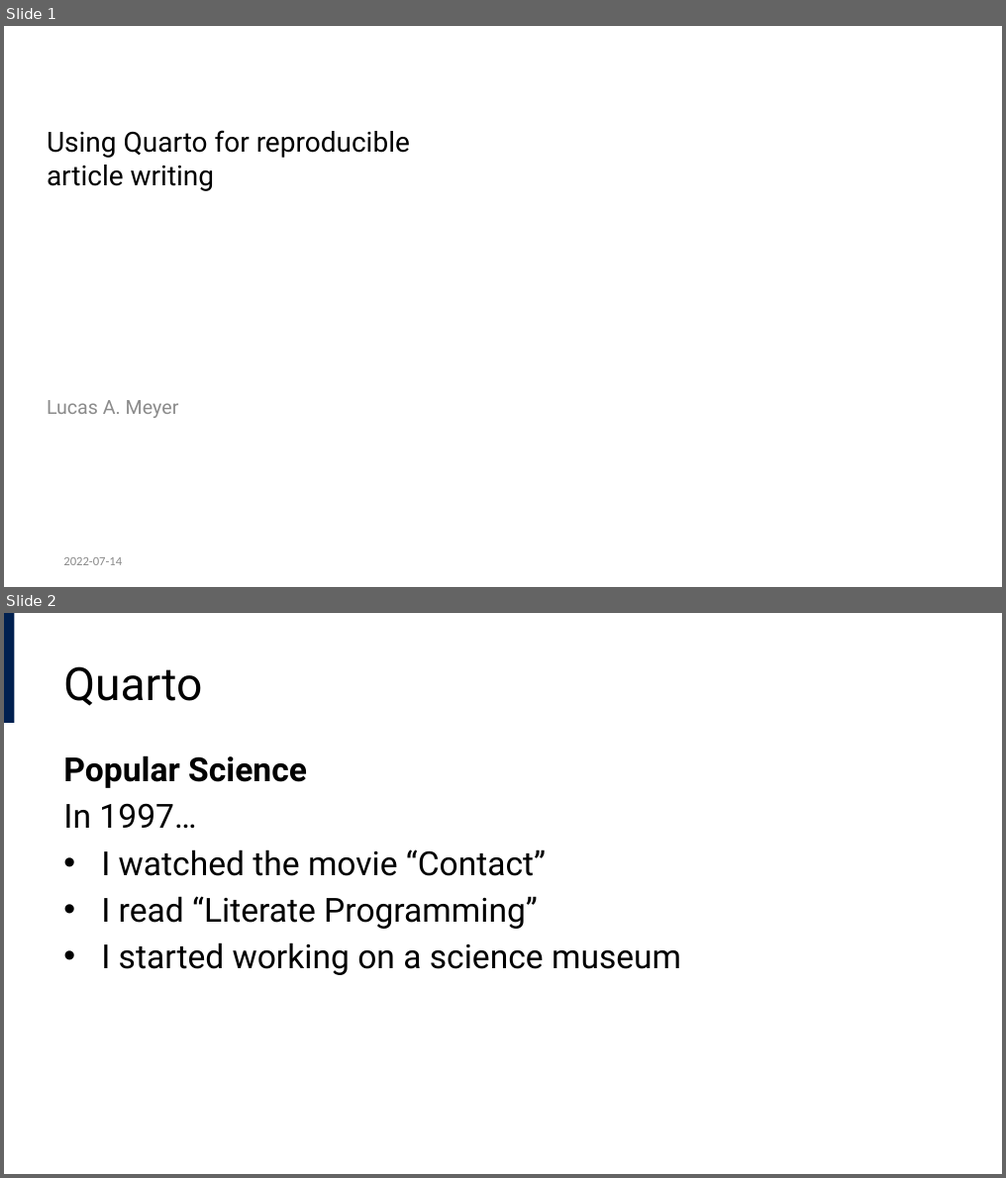
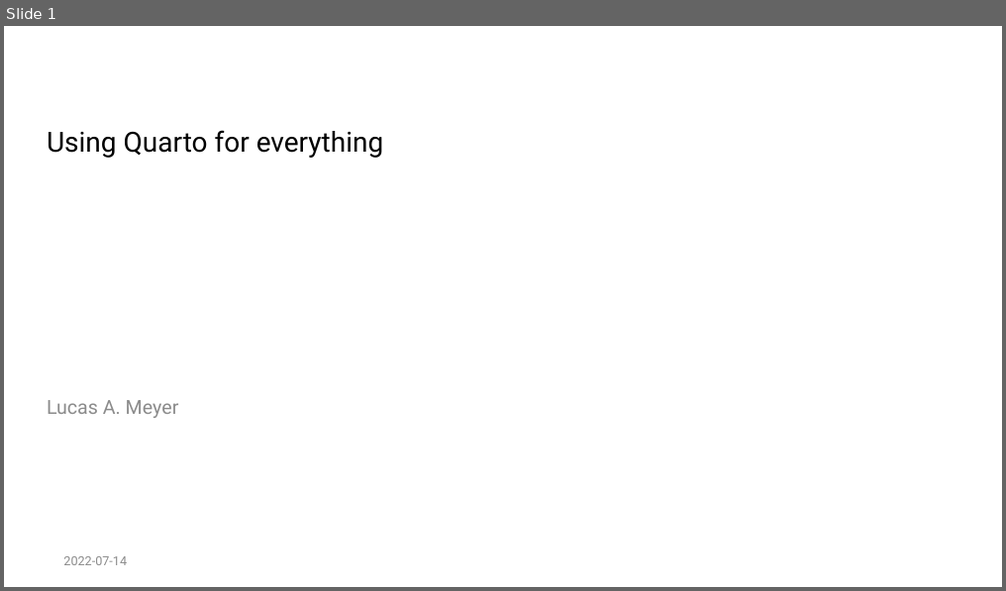
Before and after one commit to lucas-a-meyer/using-quarto, a slide deck: docs/using-quarto-ppt.pptx. Shown one above the other, each under a label of ours: slides 1 and 2 before the commit, slide 1 after it. The pictures are 1006x1178 and 1006x591 pixels, drawn with LibreOffice and Linux fonts; fonts in the diff are those of the drawing; background and template pictures are left out. Boxes give left, top, right and bottom in pixels: in the first picture for what was removed or moved away, otherwise in the second. Text is boxed around its words. In the diff, an @@ line names an element or a change of style, - is before the commit and + after.

```diff
--- a/docs/using-quarto-ppt.pptx
+++ b/docs/using-quarto-ppt.pptx
@@ slide 2 removed at [4, 613, 1002, 1174], background #FFFFFF @@
@@ rectangle removed at [4, 613, 14, 723] @@
@@ title removed at [63, 666, 202, 706] @@
-Quarto
@@ text removed at [63, 756, 681, 975] @@
-Popular Science
-In 1997…
-• I watched the movie “Contact”
-• I read “Literate Programming”
-• I started working on a science museum
@@ slide 1 changed as well @@
@@ title at [47, 130, 384, 158]: text changed @@
-Using Quarto for reproducible article writing
+Using Quarto for everything
@@ text "2022-07-14" at [63, 557, 127, 566]: font Calibri to Roboto @@
```
Also in this commit, not shown: 3 other slides changed, 11 slides added, 22 other files.
